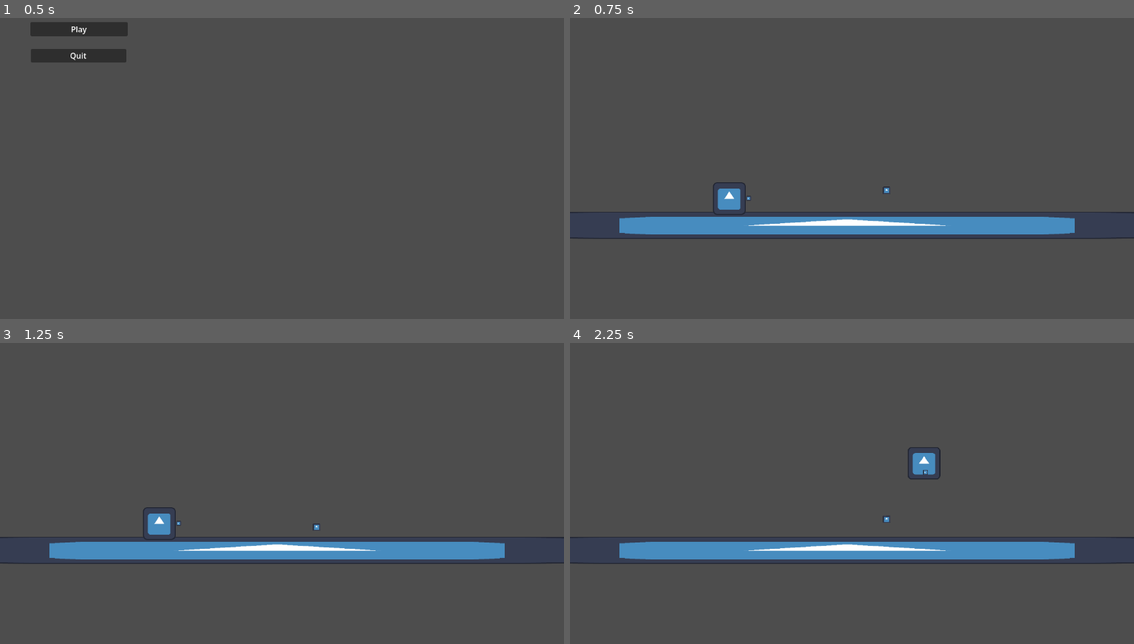
Above: before the commit, frames 1-4 (two rows, left to right).
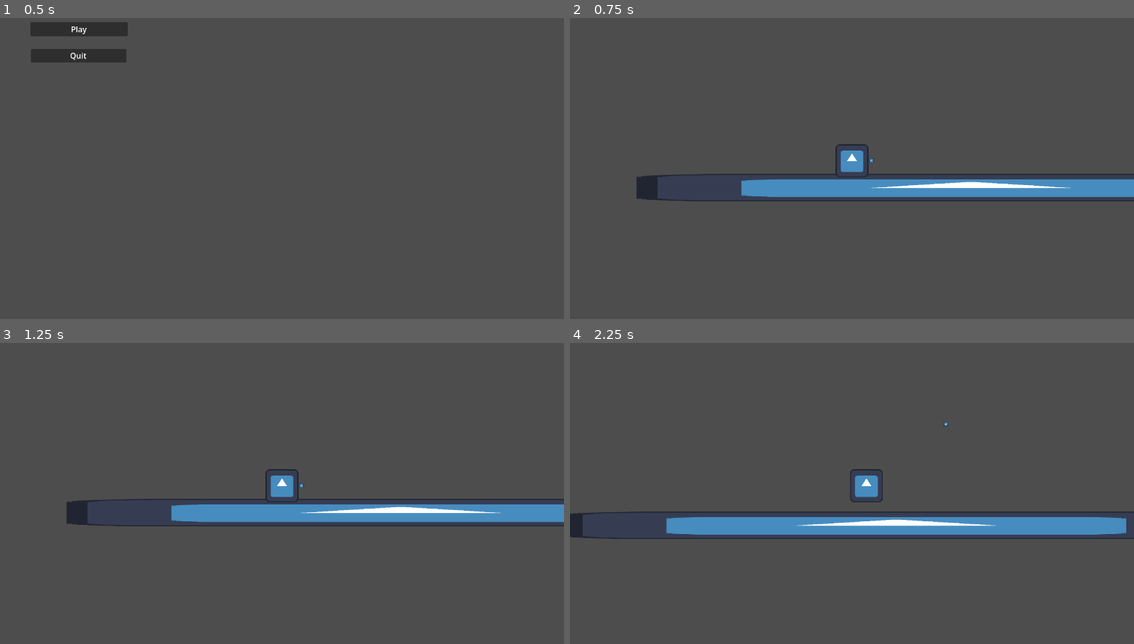
Above: after the commit, the same moments.

Repository: Crapulence1/hammer-time
Game: Godot game, scene res://Scenes/menu.tscn
The game is run twice, just before and just after one commit, with the same random seed, the same clock (stepped at 60 frames per second) and the same inputs. The engine's default icon, where the game draws it, is replaced by a stand-in: a white triangle on a blue panel in a dark square.
Inputs (mouse positions are in pixels of both pictures, inside the frame that each line leads up to):
- Up to frame 1 (0.5 s): no input
- Up to frame 2 (0.75 s): click "Play" at 0.5 s
- Up to frame 3 (1.25 s): no input
- Up to frame 4 (2.25 s): tap Enter at 1.25 s; move the mouse to (976, 469) at 1.27 s; hold D (Right) 1.28-2 s; tap Shift (Hammer Bounce) at 1.35 s; click (976, 469) at 1.42 s; tap Space (Jump) at 1.52 s; tap Q (Hammer Launch) at 1.55 s; drag from (739, 502) to (885, 526) at 2.02 s

Frame 1 is identical in both runs. In frame 2, 11% of the frame differs, in the area x 0-100%, y 41-74%; in frame 3, 11%; in frame 4, 12%, in the area x 0-100%, y 26-74%.

Commit message:
launch component and refactored some stuff
TODO: fix reflectors

Diff:
--- a/Scenes/hammer.tscn
+++ b/Scenes/hammer.tscn
@@ -3,6 +3,7 @@
 [ext_resource type="Script" uid="uid://dbvsggched8nr" path="res://Scripts/hammer.gd" id="1_kxv3n"]
 [ext_resource type="Texture2D" uid="uid://dnn15wm15mqjv" path="res://icon.svg" id="2_010gp"]
 [ext_resource type="Script" uid="uid://cyipvbih2lc50" path="res://Scripts/Components/ThrowComponent.gd" id="2_l8gpf"]
+[ext_resource type="Script" uid="uid://h6r8iouiai1p" path="res://Scripts/Components/LaunchComponent.gd" id="3_ry3hk"]
 
 [sub_resource type="RectangleShape2D" id="RectangleShape2D_538jt"]
 size = Vector2(99, 94)
@@ -70,15 +71,13 @@
 
 [sub_resource type="RectangleShape2D" id="RectangleShape2D_kxv3n"]
 
-[node name="hammer" type="CharacterBody2D" unique_id=914817786 node_paths=PackedStringArray("COLLISION_BOX", "throw_component")]
+[node name="hammer" type="CharacterBody2D" unique_id=914817786 node_paths=PackedStringArray("COLLISION_BOX", "throw_component", "launch_component")]
 collision_layer = 4
 script = ExtResource("1_kxv3n")
-DAMAGE = null
 COLLISION_BOX = NodePath("collision_box")
-LAUNCH_DIR = null
-LAUNCH_SPEED = null
 THROW_DISTANCE = 100.0
 throw_component = NodePath("ThrowComponent")
+launch_component = NodePath("LaunchComponent")
 
 [node name="ThrowComponent" type="Node" parent="." unique_id=913536067 node_paths=PackedStringArray("body")]
 script = ExtResource("2_l8gpf")
@@ -86,7 +85,17 @@
 THROW_SPEED = 1200
 THROW_DISTANCE_CUTOFF = 1000
 RETURN_SPEED = 2000
+relfectable = true
 metadata/_custom_type_script = "uid://cyipvbih2lc50"
+
+[node name="LaunchComponent" type="Node" parent="." unique_id=1024551629 node_paths=PackedStringArray("body")]
+script = ExtResource("3_ry3hk")
+LAUNCH_DIR = Vector2(1, -1)
+LAUNCH_SPEED = 1200
+LAUNCH_DISTANCE = 500
+PULL_SPEED = 1000
+body = NodePath("..")
+metadata/_custom_type_script = "uid://h6r8iouiai1p"
 
 [node name="Sprite2D" type="Sprite2D" parent="." unique_id=1841492331]
 position = Vector2(0, -0.5000019)
@@ -112,4 +121,7 @@
 [node name="CollisionShape2D" type="CollisionShape2D" parent="." unique_id=1752532256]
 shape = SubResource("RectangleShape2D_kxv3n")
 
+[connection signal="pulling" from="LaunchComponent" to="." method="_on_launch_component_pulling"]
+[connection signal="stopped_pulling" from="LaunchComponent" to="." method="_on_launch_component_stopped_pulling"]
+[connection signal="body_entered" from="collision_box" to="." method="_on_collision_box_body_entered"]
 [connection signal="timeout" from="cooldown" to="." method="_on_cooldown_timeout"]
--- a/Scenes/player.tscn
+++ b/Scenes/player.tscn
@@ -15,6 +15,9 @@
 [sub_resource type="RectangleShape2D" id="RectangleShape2D_3smsa"]
 size = Vector2(202, 220.75)
 
+[sub_resource type="RectangleShape2D" id="RectangleShape2D_8erm5"]
+size = Vector2(128, 20)
+
 [node name="player" type="CharacterBody2D" unique_id=1932963563 node_paths=PackedStringArray("input_component", "movement_component", "hammer")]
 collision_layer = 2
 collision_mask = 9
@@ -27,13 +30,15 @@
 [node name="Sprite2D" type="Sprite2D" parent="." unique_id=1433801604]
 texture = ExtResource("2_fkybt")
 
-[node name="hammer" parent="." unique_id=914817786 node_paths=PackedStringArray("input_component", "hammer_spot") instance=ExtResource("2_x3wgy")]
+[node name="hammer" parent="." unique_id=914817786 node_paths=PackedStringArray("input_component", "hammer_spot", "return_area", "player") instance=ExtResource("2_x3wgy")]
 position = Vector2(76, 0)
 LAUNCH_DIR = Vector2(0.7, -0.7)
 LAUNCH_SPEED = 700
 THROW_DISTANCE = 300.0
 input_component = NodePath("../InputComponent")
 hammer_spot = NodePath("../hammer_spot")
+return_area = NodePath("../hammer_return")
+player = NodePath("..")
 
 [node name="collision_box" type="CollisionShape2D" parent="." unique_id=563101156]
 position = Vector2(0, 1)
@@ -71,5 +76,23 @@
 [node name="hammer_spot" type="Node2D" parent="." unique_id=368730613]
 position = Vector2(76, 0)
 
+[node name="floor_detect" type="Area2D" parent="." unique_id=1044986346]
+
+[node name="CollisionShape2D" type="CollisionShape2D" parent="floor_detect" unique_id=1750877621]
+position = Vector2(0, 60)
+shape = SubResource("RectangleShape2D_8erm5")
+
+[node name="Camera2D" type="Camera2D" parent="." unique_id=2121958009]
+zoom = Vector2(0.525, 0.525)
+drag_horizontal_enabled = true
+drag_left_margin = 0.1
+drag_right_margin = 0.1
+
+[connection signal="hammer_returned" from="." to="hammer" method="_on_player_hammer_returned"]
+[connection signal="touched_ground" from="." to="hammer" method="_on_player_touched_ground"]
+[connection signal="pulling" from="hammer" to="." method="_on_hammer_pulling"]
+[connection signal="stopped_pulling" from="hammer" to="." method="_on_hammer_stopped_pulling"]
+[connection signal="body_entered" from="hammer_return" to="." method="_on_hammer_return_body_entered"]
 [connection signal="body_entered" from="hammer_return" to="hammer" method="_on_hammer_return_body_entered"]
 [connection signal="body_exited" from="hammer_return" to="hammer" method="_on_hammer_return_body_exited"]
+[connection signal="body_entered" from="floor_detect" to="." method="_on_floor_detect_body_entered"]
--- a/Scenes/test_area.tscn
+++ b/Scenes/test_area.tscn
@@ -2,7 +2,6 @@
 
 [ext_resource type="Texture2D" uid="uid://dnn15wm15mqjv" path="res://icon.svg" id="1_kpu7f"]
 [ext_resource type="PackedScene" uid="uid://dgsr66k654gt" path="res://Scenes/player.tscn" id="2_3n873"]
-[ext_resource type="PackedScene" uid="uid://fh3xcm0atwrk" path="res://Scenes/upgrade_orb.tscn" id="3_3n873"]
 [ext_resource type="PackedScene" uid="uid://m58b0w22p51v" path="res://Scenes/hammer_reflector.tscn" id="4_15qo1"]
 
 [sub_resource type="RectangleShape2D" id="RectangleShape2D_15qo1"]
@@ -23,24 +22,16 @@
 scale = Vector2(0.95001316, 0.950013)
 shape = SubResource("RectangleShape2D_15qo1")
 
-[node name="upgrade_orb" parent="." unique_id=508046751 instance=ExtResource("3_3n873")]
-position = Vector2(1460, 747)
-upgrade_name = "Hammer Bounce"
-
 [node name="player" parent="." unique_id=1932963563 instance=ExtResource("2_3n873")]
 position = Vector2(842, 723)
-
-[node name="Camera2D" type="Camera2D" parent="." unique_id=1548323578]
-position = Vector2(1324, 600)
-zoom = Vector2(0.52, 0.52)
-
-[node name="hammer_reflector" parent="." unique_id=44577460 instance=ExtResource("4_15qo1")]
-position = Vector2(1264, 734)
 
 [node name="hammer_reflector2" parent="." unique_id=940116049 instance=ExtResource("4_15qo1")]
 position = Vector2(1267, 203)
 rotation = -1.5707964
 
+[node name="hammer_reflector4" parent="." unique_id=44577460 instance=ExtResource("4_15qo1")]
+position = Vector2(1267, 739)
+
 [node name="hammer_reflector3" parent="." unique_id=1697247117 instance=ExtResource("4_15qo1")]
 position = Vector2(842, 194)
 rotation = -3.1415927
--- a/Scripts/Components/InputComponent.gd
+++ b/Scripts/Components/InputComponent.gd
@@ -4,7 +4,7 @@
 var direction : int
 var is_jump_pressed : bool
 var is_swing_pressed : bool
-var is_ground_boost_pressed : bool
+var is_hammer_bounce_pressed : bool
 var is_launch_pressed : bool
 var is_throw_pressed : bool
 var throw_dir : Vector2
@@ -15,7 +15,7 @@
 		is_jump_pressed = true
 	is_swing_pressed = Input.is_action_pressed("Interact")
 	if Input.is_action_just_pressed("Hammer Bounce") and UpgradeManager.has_upgrade("Hammer Bounce"):
-		is_ground_boost_pressed = true
+		is_hammer_bounce_pressed = true
 	if Input.is_action_just_pressed("Hammer Launch") and UpgradeManager.has_upgrade("Hammer Launch"):
 		is_launch_pressed = true
 	if Input.is_action_just_pressed("Throw"):
--- /dev/null
+++ b/Scripts/Components/LaunchComponent.gd
@@ -0,0 +1,50 @@
+extends Node
+class_name LaunchComponent
+
+signal pulling
+signal stopped_pulling
+signal give_launch
+
+@export var LAUNCH_DIR : Vector2
+@export var LAUNCH_SPEED : int
+@export var LAUNCH_DISTANCE : int
+@export var PULL_SPEED : int
+@export var body : Hammer
+
+var launcher : CharacterBody2D
+var return_node : Node2D #initial position holder for hammer
+var return_area : Area2D #area where hammer needs to meet to return to spot
+var is_launching : bool = false
+var has_launch : bool = true
+
+func _ready() -> void:
+	if return_area:
+		return_area.connect("hammer_returned", stop_pulling)
+
+func _process(delta: float) -> void:
+	if is_launching:
+		if LAUNCH_DISTANCE <= Global.calculate_distance(return_node.global_position, body):
+			stop_launch()
+
+func launch() -> void:
+	if has_launch:
+		Global.enable_top_level(body) #allows for hammer to move indpendently of launcher
+		body.velocity = LAUNCH_DIR * LAUNCH_SPEED
+		is_launching = true
+		has_launch = false
+
+
+func stop_launch() -> void:
+	is_launching = false
+	body.velocity = Vector2.ZERO
+	start_pull()
+
+func start_pull() -> void:
+	emit_signal("pulling")
+	launcher.velocity = LAUNCH_DIR * PULL_SPEED
+
+
+func stop_pulling() -> void:
+	body.top_level = false #re-enables dependent movement
+	body.global_position = return_node.global_position
+	emit_signal("stopped_pulling")
--- a/Scripts/Components/MovementComponent.gd
+++ b/Scripts/Components/MovementComponent.gd
@@ -9,6 +9,7 @@
 @export var AIR_MOVEMENT_SLOWDOWN_DELTA : float
 @export var GROUND_FRICTION : float
 @export var HAMMER_PULL_SPEED_MULTIPLIER : int
+@export var AFFECTED_BY_GRAVITY : bool
 
 var dir : int
 var wants_jump : bool
@@ -18,9 +19,10 @@
 var is_pulling_to_hammer : bool = false
 var current_gravity : float = BASE_GRAVITY
 var turning_in_air : bool = false
+var disable_physics : bool = false
 
 func tick(delta : float) -> void:
-	if body == null or is_pulling_to_hammer:
+	if body == null or disable_physics:
 		return
 
 	if body.is_on_floor():
--- a/Scripts/Components/ThrowComponent.gd
+++ b/Scripts/Components/ThrowComponent.gd
@@ -5,41 +5,42 @@
 @export var THROW_SPEED : int
 @export var THROW_DISTANCE_CUTOFF : int
 @export var RETURN_SPEED : int
+@export var relfectable : bool
 
 var throw_dir : Vector2
-var wants_throw : bool
-var is_thrown : bool
-var is_returning : bool = false
-
+var thrown : bool
+var throwable : bool = true
+var returning : bool = false
+var dead : bool = false
+var alive : bool = true
 
 func _process(delta: float) -> void:
-	if is_thrown:
-		if body.calculate_distance(body.initial_pos) >= THROW_DISTANCE_CUTOFF:
+	if dead:
+		kill()
+	if thrown:
+		if Global.calculate_distance(body.initial_pos, body) >= THROW_DISTANCE_CUTOFF:
 			stop_throw()
-	if is_returning:
+
+	if returning:
 		body.global_position = body.global_position.move_toward(body.hammer_spot.global_position, RETURN_SPEED * delta)
 
+func kill():
+	alive = false
+
 func throw() -> void:
-	is_thrown = true
-	body.enable_top_level()
+	thrown = true
+	Global.enable_top_level(body)
 	body.initial_pos = body.global_position
 	body.velocity = THROW_SPEED * throw_dir
 
 func stop_throw() -> void:
 	body.velocity = Vector2.ZERO
-	is_returning = true
+	returning = true
 
-func check_collisions(last_slide_collision : KinematicCollision2D) -> void:
-	var current_collider = last_slide_collision.get_collider()
-	if current_collider is Reflector:
-		var raycast : RayCast2D = current_collider.raycast
-		body.global_position = raycast.global_position #+ Vector2(0, -1)
-		body.velocity = (raycast.to_global(raycast.target_position) - raycast.to_global(Vector2.ZERO)).normalized() * THROW_SPEED #raycast global direction code i copiedd
-		body.initial_pos = body.global_position
-		print(body.global_position)
-
-	else:
-		body.return_hammer()
-
-	#if not past_collider or past_collider != current_collider:
-		#past_collider = current_collider
+func reflect(reflector : Reflector) -> void:
+	var raycast : RayCast2D = reflector.raycast
+	body.global_position = reflector.global_position
+	var reflect_dir : Vector2 = (raycast.to_global(raycast.target_position) - raycast.to_global(Vector2.ZERO)).normalized() #raycast global direction code i copiedd
+	throwable = false
+	body.velocity = reflect_dir * THROW_SPEED
+	print(1)
--- a/Scripts/Globals/Global.gd
+++ b/Scripts/Globals/Global.gd
@@ -1,13 +1,16 @@
 extends Node
-
-
-# Called when the node enters the scene tree for the first time.
-func _ready() -> void:
-	pass # Replace with function body.
-
+#Global functions
 
 # Called every frame. 'delta' is the elapsed time since the previous frame.
 func _process(delta: float) -> void:
 	if Input.is_action_pressed("Escape"):
 		get_tree().quit()
-	pass
+
+func enable_top_level(body : Node2D) -> void:
+	var initial_pos : Vector2
+	initial_pos = body.global_position#saves current position
+	body.top_level = true #makes position go whack | Makes node independent of parent node position wise
+	body.global_position = initial_pos #puts it back in its position
+
+func calculate_distance(initial_pos : Vector2, body : Node2D) -> float:
+	return (body.global_position - initial_pos).length()
--- a/Scripts/hammer.gd
+++ b/Scripts/hammer.gd
@@ -1,5 +1,10 @@
 extends CharacterBody2D
 class_name Hammer
+
+enum STATE {Holding, Throwing, Launching}
+
+signal pulling
+signal stopped_pulling
 
 @export var DAMAGE : int
 @export var COLLISION_BOX : Area2D
@@ -8,37 +13,44 @@
 @export var THROW_DISTANCE : float
 @export var input_component : InputComponent
 @export var throw_component : ThrowComponent
+@export var launch_component : LaunchComponent
 @export var hammer_spot : Node2D
+@export var return_area : Area2D
+@export var player : CharacterBody2D
 
 var is_on_cooldown : bool = false
-var is_launching : bool = false
 var initial_pos : Vector2
 var exited : bool = false #Latch for hammer entrance and exit
-var tween : Tween
+var state
 
-
-
+func _ready() -> void:
+	launch_component.return_area = return_area
+	launch_component.return_node = hammer_spot
+	launch_component.launcher = player
+	state = STATE.Holding
 
 func _physics_process(delta: float) -> void:
-	if throw_component.is_returning:
+	if throw_component.returning:
 		return
+	if state == STATE.Holding:
+		if input_component.is_throw_pressed:
 
-	if input_component.is_throw_pressed:
-		if input_component.throw_dir == Vector2(0,0): #if not direction pressed
-			input_component.throw_dir = Vector2(1, 0) # throw right
-		throw_component.throw_dir = input_component.throw_dir
-		if not throw_component.is_thrown: #prevents throwing while thrown
-			throw_component.throw()
+			if input_component.throw_dir == Vector2(0,0): #if not direction pressed
+				input_component.throw_dir = Vector2(1, 0) # throw right
 
-	if throw_component.is_thrown:
-		if get_slide_collision_count():#if there current collisions
-			throw_component.check_collisions(get_slide_collision(0))
+			throw_component.throw_dir = input_component.throw_dir
 
-	input_component.is_throw_pressed = false
+			if not throw_component.thrown: #prevents throwing while thrown
+				throw_component.throw()
+				state = STATE.Throwing
 
-	if is_launching:
-		if calculate_distance(initial_pos) >= THROW_DISTANCE:
-			stop_launch()
+		if input_component.is_launch_pressed:
+			launch_component.launch()
+			state = STATE.Launching
+
+		input_component.is_launch_pressed = false
+		input_component.is_throw_pressed = false
+
 
 	move_and_slide()
 
@@ -51,37 +63,34 @@
 func _on_cooldown_timeout() -> void:
 	is_on_cooldown = false
 
-func launch(delta : float) -> void:
-	enable_top_level()
-	is_launching = true
-	velocity = LAUNCH_SPEED * LAUNCH_DIR
+func _on_hammer_return_body_exited(body: Node2D) -> void:
+	exited = true
 
-func stop_launch() -> void:
-	velocity = Vector2.ZERO
-	SignalManager.emit_signal("launch_finished", global_position)
-	is_launching = false
+func _on_launch_component_pulling() -> void:
+	emit_signal("pulling")
 
-func calculate_distance(initial_pos : Vector2) -> float:
-	return (global_position - initial_pos).length()
+func _on_launch_component_stopped_pulling() -> void:
+	emit_signal("stopped_pulling")
 
-func enable_top_level() -> void:
-	initial_pos = global_position#saves current position
-	top_level = true #makes position go whack | Makes node independent of parent node position wise
-	global_position = initial_pos #puts it back in its position
+func _on_player_hammer_returned() -> void:
+	if state == STATE.Throwing:
+		throw_component.returning = false
+		throw_component.thrown = false
+		throw_component.throwable = true
+		state = STATE.Holding
+		top_level = false
+		global_position = hammer_spot.global_position
 
 
-func _on_hammer_return_body_entered(body: Node2D) -> void: #Resets hammer position
-	if body == self and exited:
-		return_hammer()
+	if state == STATE.Launching:
+		launch_component.stop_pulling()
+		state = STATE.Holding
 
-func return_hammer() -> void:
-	position = hammer_spot.position
-	exited = false
-	SignalManager.emit_signal("stop_pulling")
-	top_level = false
-	throw_component.is_returning = false
-	throw_component.is_thrown = false
-	pass
+func _on_player_touched_ground() -> void:
+	launch_component.has_launch = true
 
-func _on_hammer_return_body_exited(body: Node2D) -> void:
-	exited = true
+
+func _on_collision_box_body_entered(body: Node2D) -> void:
+	print(1)
+	if body is Reflector and throw_component.relfectable:
+		throw_component.reflect(body)
--- a/Scripts/player.gd
+++ b/Scripts/player.gd
@@ -1,16 +1,16 @@
 extends CharacterBody2D
+
+signal hammer_returned
+signal touched_ground
 
 @export var input_component : InputComponent
 @export var movement_component : MovementComponent
 @export var hammer : CharacterBody2D
 @export var has_hammer_bounce : bool
 @export var has_hammer_launch : bool
-
+@export var floor_detect : Area2D
 
 func _ready() -> void:
-	SignalManager.connect("launch_finished", handle_finished_launch)
-	SignalManager.connect("stop_pulling", handle_stopped_pull)
-
 	#Dev Tools
 	if has_hammer_bounce:
 		UpgradeManager.add_upgrade("Hammer Bounce")
@@ -24,13 +24,8 @@
 
 	#Hammer Bounce
 	if UpgradeManager.has_upgrade("Hammer Bounce"):
-		movement_component.wants_ground_boost = input_component.is_ground_boost_pressed
-		input_component.is_ground_boost_pressed = false
-
-	#Hammer Launch
-	if input_component.is_launch_pressed and UpgradeManager.has_upgrade("Hammer Launch"):
-		hammer.launch(delta)
-		input_component.is_launch_pressed = false
+		movement_component.wants_hammer_bounch = input_component.is_hammer_bounce_pressed
+		input_component.is_hamer_bounce_pressed = false
 
 	#Movement logic
 	movement_component.dir = input_component.direction
@@ -42,8 +37,16 @@
 
 	move_and_slide()
 
-func handle_finished_launch(hammer_pos) -> void: #Begins pulling to hammer
-	movement_component.pull_to_hammer(hammer_pos)
+func _on_hammer_return_body_entered(body: Node2D) -> void:
+	if body is Hammer:
+		emit_signal("hammer_returned")
 
-func handle_stopped_pull() -> void: #Re-enables normal physics
-	movement_component.is_pulling_to_hammer = false
+func _on_hammer_pulling() -> void:
+	movement_component.disable_physics = true
+
+func _on_hammer_stopped_pulling() -> void:
+	movement_component.disable_physics = false
+
+func _on_floor_detect_body_entered(body: Node2D) -> void:
+	if body is StaticBody2D:
+		emit_signal("touched_ground")
Not shown, added: Scripts/Components/LaunchComponent.gd.uid
